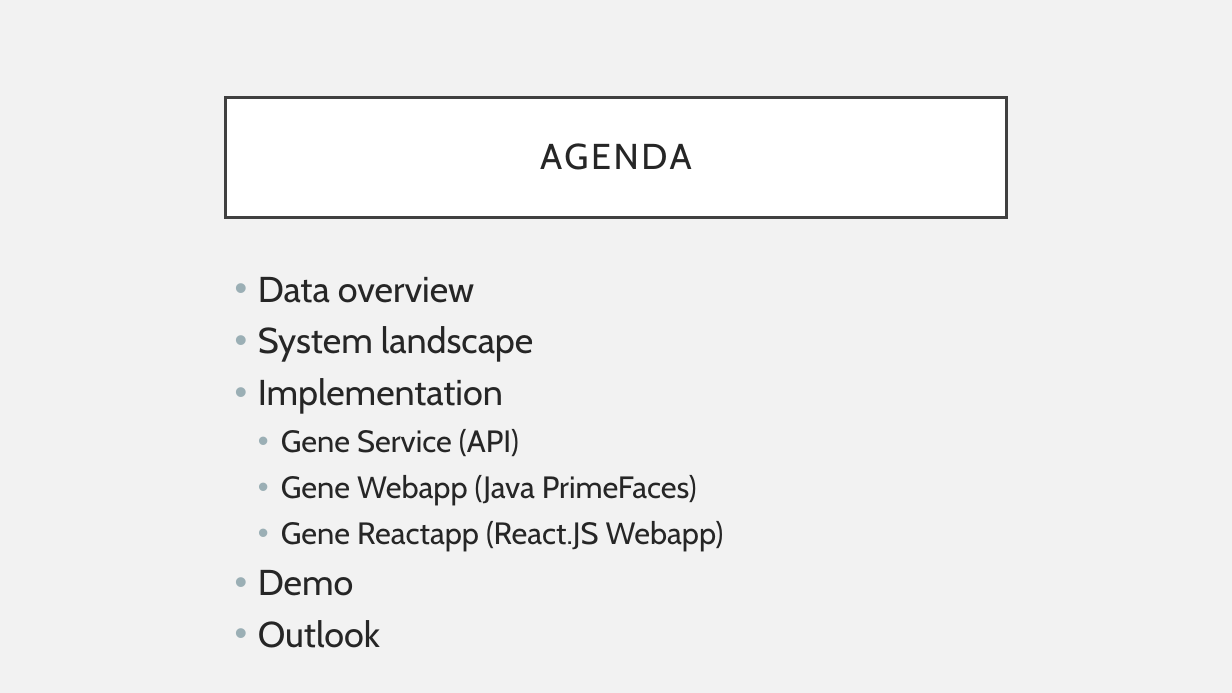
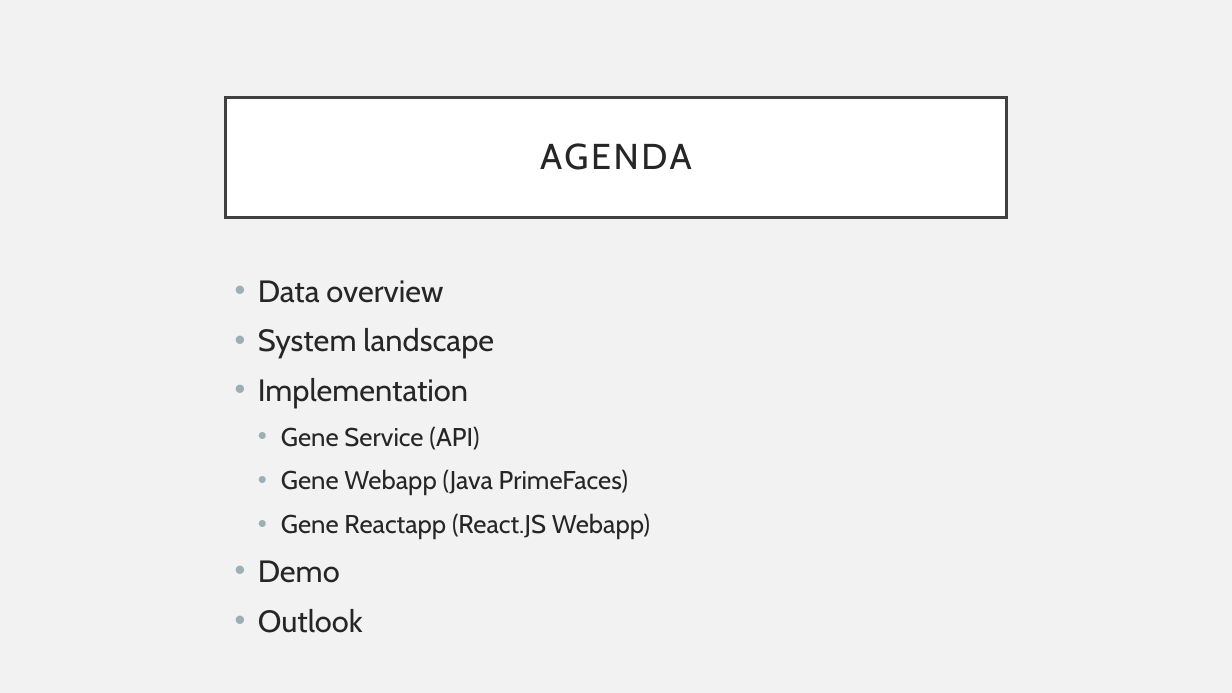
Before and after one commit to G43beli/GENEius, a slide deck: slide 2 of docs/Presentation.pptx. Drawn at 1232x693 pixels with LibreOffice and Linux fonts; fonts in the diff are those of the drawing. Boxes give left, top, right and bottom in pixels: in the first picture for what was removed or moved away, otherwise in the second. Text is boxed around its words. In the diff, an @@ line names an element or a change of style, - is before the commit and + after.

```diff
--- a/docs/Presentation.pptx
+++ b/docs/Presentation.pptx
@@ text "Data overview" at [258, 280, 650, 633]: size 28 to 24 pt in "Data overview", "System landscape", "Implementation", "Demo" and 1 more places; size 24 to 20 pt in "Gene Service (API)", "Gene Webapp (Java PrimeFaces)", "Gene Reactapp (React.JS Webapp)"; line spacing 0.9 to 1 @@
```
Also in this commit, not shown: 5 other slides changed, 6 slides added, 1 slide removed, 3 other files.
